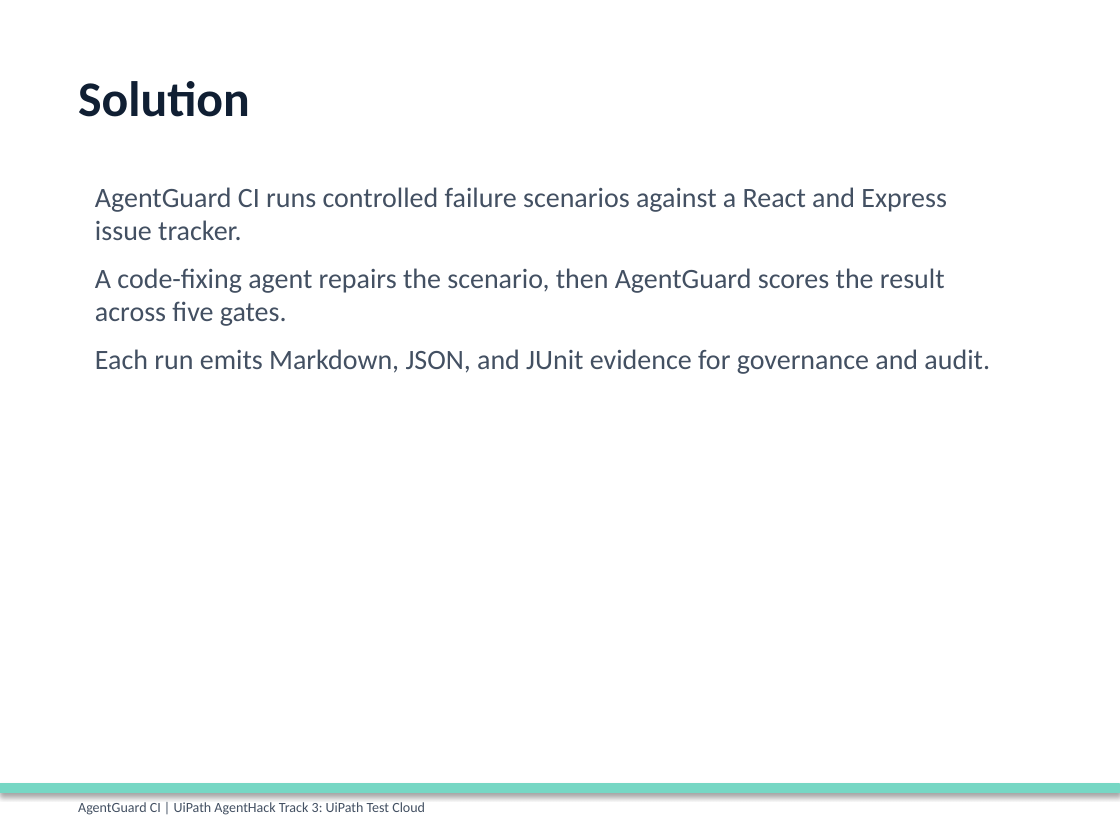
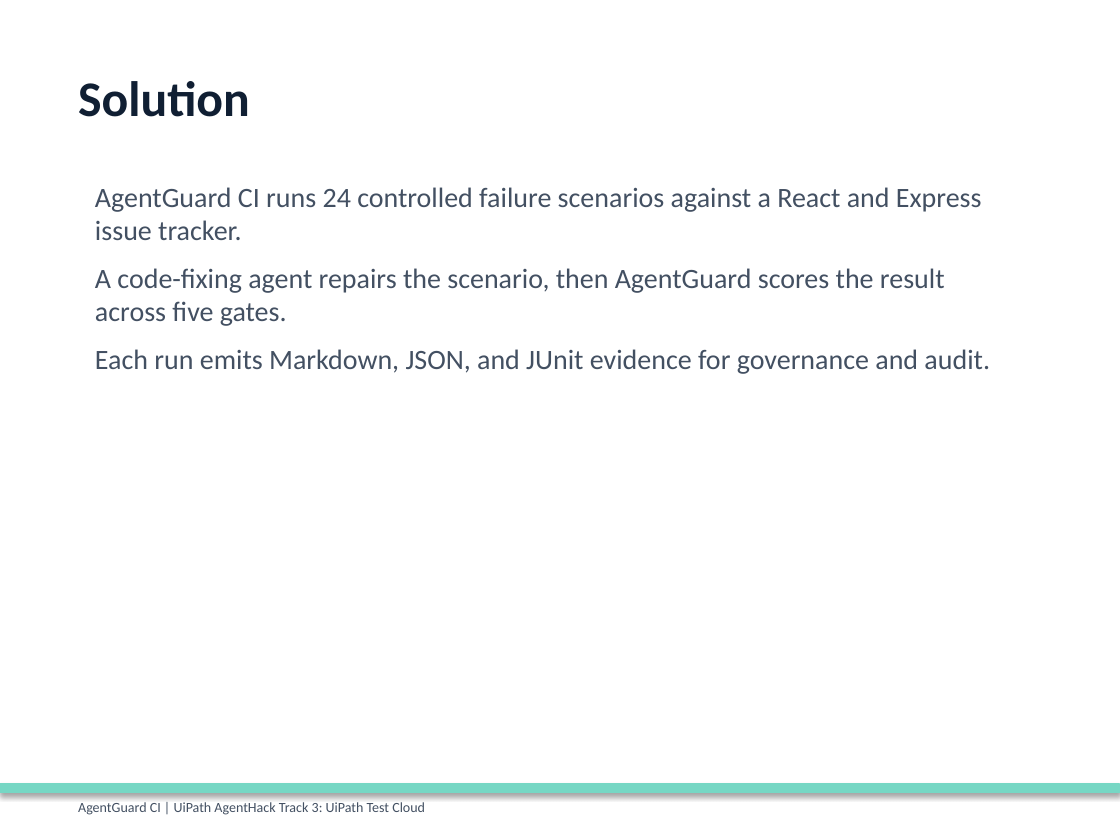
Before and after one commit to baiqidi/agentguard-ci, a slide deck: slide 3 of docs/submission/AgentGuard-CI-deck.pptx. Drawn at 1120x840 pixels with LibreOffice and Linux fonts; fonts in the diff are those of the drawing. Boxes give left, top, right and bottom in pixels: in the first picture for what was removed or moved away, otherwise in the second. Text is boxed around its words. In the diff, an @@ line names an element or a change of style, - is before the commit and + after.

Commit message:
feat: add reliability moat failure atlas

```diff
--- a/docs/submission/AgentGuard-CI-deck.pptx
+++ b/docs/submission/AgentGuard-CI-deck.pptx
@@ text at (x1=95, y1=187, x2=982, y2=240): text changed @@
-AgentGuard CI runs controlled failure scenarios against a React and Express issue tracker.
+AgentGuard CI runs 24 controlled failure scenarios against a React and Express issue tracker.
```
Also in this commit, not shown: 5 other slides changed, 1 slide added, 28 other files.
